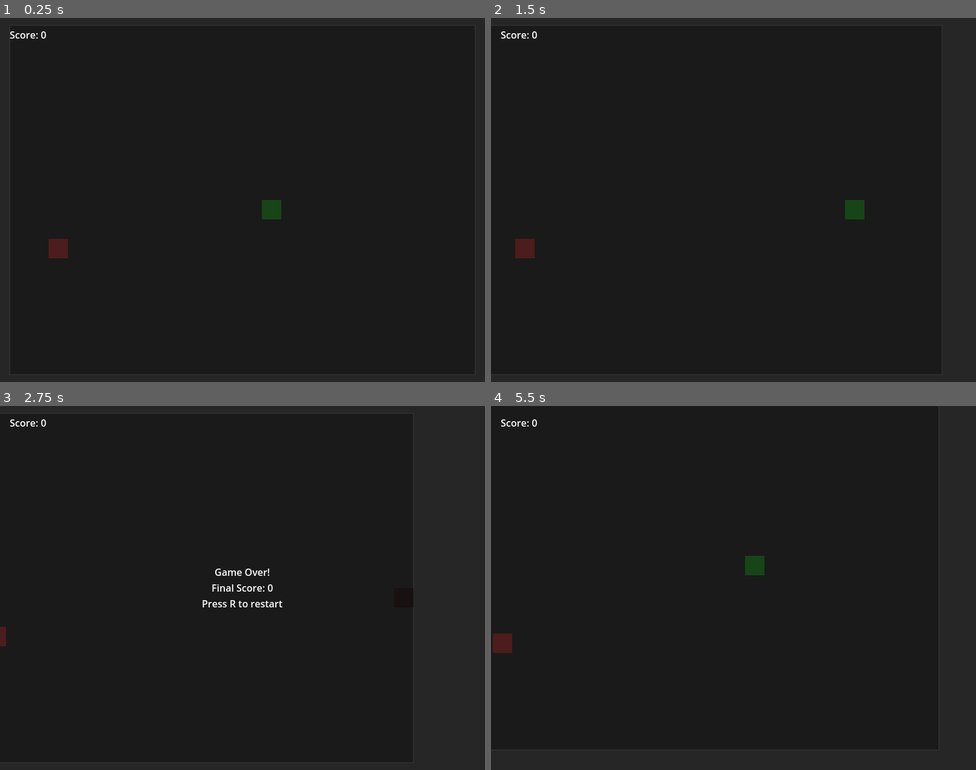
Above: before the commit, frames 1-4 (two rows, left to right).
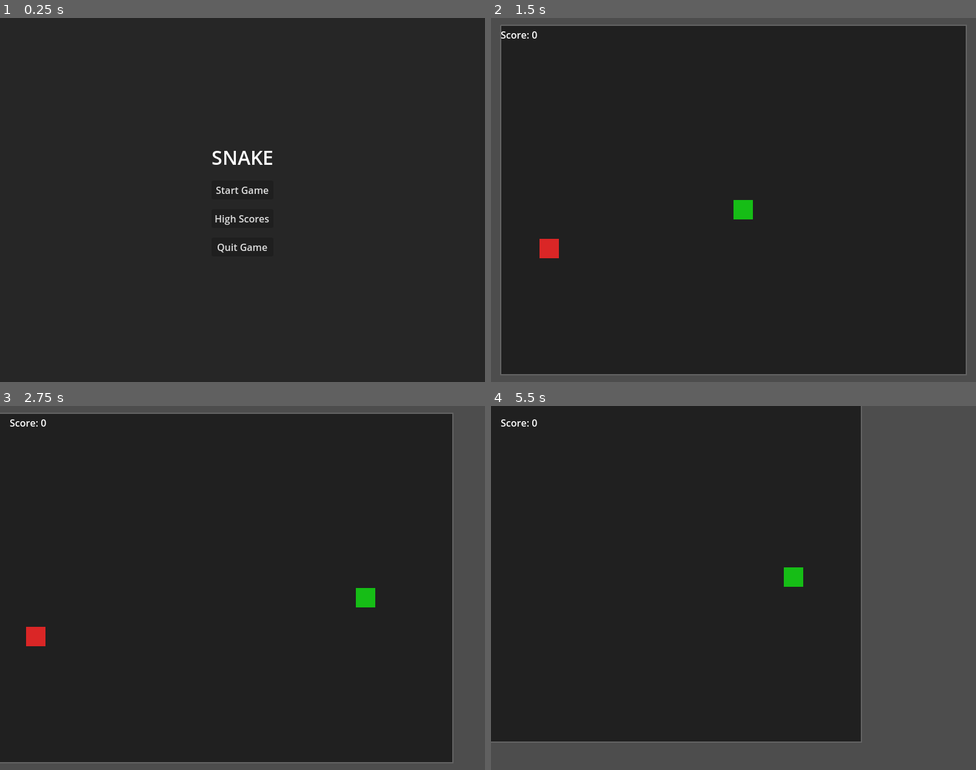
Above: after the commit, the same moments.

Repository: bluehexagons/snake2d
Game: Godot game, scene res://scenes/main/main.tscn
Two runs of this game, one before a commit and one after it. Both use one fixed random seed, a clock stepped at 60 frames per second and the inputs below.
Inputs (mouse positions are in pixels of both pictures, inside the frame that each line leads up to):
- Up to frame 1 (0.25 s): no input
- Up to frame 2 (1.5 s): click (733, 218) at 0.5 s, where only the run after the commit has a clickable "High Scores"; click (733, 203) at 1.25 s, where only the run after the commit has a clickable "Start Game"
- Up to frame 3 (2.75 s): hold Right (right) from 2.03 s (still down)
- Up to frame 4 (5.5 s): tap R (retry) at 2.75 s; release Right (right) at 2.78 s; hold Down (down) 2.78-3.53 s; hold Right (right) 3.53-4.28 s; hold Up (up) 4.28-5.03 s; hold Left (left) from 5.03 s (still down)

The runs differ from the first frame. In frame 1, 1.0% of the frame differs, in the area x 2-58%, y 3-66%; in frame 2, 9.3%; in frame 3, 12%; in frame 4, 30%, in the area x 0-100%, y 0-100%.

Commit message:
(AI) Feature-complete

Diff:
--- a/scenes/main/main.gd
+++ b/scenes/main/main.gd
@@ -18,16 +18,59 @@
 var score = 0
 var score_label: Label
 var camera: Camera2D
+var paused = false
+var high_score = 0
+var in_game = false
+var game_timer: Timer = null
 
 func _ready():
 	get_tree().root.size_changed.connect(_on_window_resize)
 	_on_window_resize()
 
+	# Load high score
+	if FileAccess.file_exists("user://highscore.dat"):
+		var file = FileAccess.open("user://highscore.dat", FileAccess.READ)
+		high_score = file.get_32()
+
+	# Connect main menu buttons
+	var main_menu = $UILayer/MainMenu
+	main_menu.get_node("VBoxContainer/StartButton").pressed.connect(_on_start_pressed)
+	main_menu.get_node("VBoxContainer/ScoresButton").pressed.connect(_on_scores_pressed)
+	main_menu.get_node("VBoxContainer/QuitButton").pressed.connect(_on_quit_game_pressed)
+
+	# Connect pause menu buttons
+	var pause_menu = $UILayer/PauseMenu
+	pause_menu.get_node("VBoxContainer/ResumeButton").pressed.connect(_on_resume_pressed)
+	pause_menu.get_node("VBoxContainer/QuitButton").pressed.connect(_on_quit_to_menu_pressed)
+
+	# Connect game over buttons
+	var game_over_menu = $UILayer/GameOverContainer/VBoxContainer
+	game_over_menu.get_node("RestartButton").pressed.connect(_on_restart_pressed)
+	game_over_menu.get_node("QuitButton").pressed.connect(_on_quit_to_menu_pressed)
+
+	# Start in menu state
+	get_tree().paused = true
+	$UIBackground.visible = true
+	$UILayer/MainMenu.visible = true
+	$UILayer/ScoreLabel.visible = false
+	$GameViewport/SubViewport/GameWorld.visible = false
+
+func _on_start_pressed():
+	get_tree().paused = false
+	$UIBackground.visible = false
+	$UILayer/MainMenu.visible = false
+	$UILayer/ScoreLabel.visible = true
+	$GameViewport/SubViewport/GameWorld.visible = true
+	_start_game()
+
+func _start_game():
+	in_game = true
+	score = 0
+	score_label = $UILayer/ScoreLabel  # Move this here
+	score_label.text = "Score: 0"
+
+	# Initialize game elements
 	game_world = $GameViewport/SubViewport/GameWorld
-
-	# Remove score label creation since it's now in the scene tree
-	score_label = $UILayer/ScoreLabel
-
 	snake = Snake.instantiate()
 	game_world.add_child(snake)
 	snake.position = Vector2(GRID_WIDTH/2, GRID_HEIGHT/2) * GRID_SIZE
@@ -37,14 +80,56 @@
 	spawn_food()
 
 	# Start the game timer
-	var timer = Timer.new()
-	add_child(timer)
-	timer.wait_time = 0.2
-	timer.timeout.connect(_on_timer_timeout)
-	timer.start()
+	game_timer = Timer.new()
+	add_child(game_timer)
+	game_timer.wait_time = 0.2
+	game_timer.timeout.connect(_on_timer_timeout)
+	game_timer.start()
 
 	camera = $GameViewport/SubViewport/GameWorld/Camera2D
 	camera.position = snake.position
+
+func _on_scores_pressed():
+	$UILayer/MainMenu/VBoxContainer/Title.text = "HIGH SCORE\n" + str(high_score)
+
+func _on_quit_game_pressed():
+	get_tree().quit()
+
+func _on_quit_to_menu_pressed():
+	_cleanup_game()
+	get_tree().paused = true
+	$UIBackground.visible = true
+	$UILayer/MainMenu.visible = true
+	$UILayer/PauseMenu.visible = false
+	$UILayer/ScoreLabel.visible = false
+	$GameViewport/SubViewport/GameWorld.visible = false
+
+func _cleanup_game():
+	# Clean up game objects
+	if snake:
+		snake.queue_free()
+		snake = null
+	if food:
+		food.queue_free()
+		food = null
+	for segment in tail_segments:
+		segment.queue_free()
+	tail_segments.clear()
+	tail_positions.clear()
+
+	# Clean up timer
+	if game_timer:
+		game_timer.stop()
+		game_timer.queue_free()
+		game_timer = null
+
+	# Reset game state
+	game_over = false
+	in_game = false
+
+	# Reset UI
+	$UILayer/GameOverContainer.visible = false
+	$UILayer/PauseMenu.visible = false
 
 func spawn_food():
 	if food:
@@ -97,21 +182,35 @@
 	score_label.text = "Score: " + str(score)
 
 func _on_game_over():
+	if score > high_score:
+		high_score = score
+		var file = FileAccess.open("user://highscore.dat", FileAccess.WRITE)
+		file.store_32(high_score)
+
 	game_over = true
 	snake.modulate = Color.RED
 
-	# Update game over UI
+	# Update game over UI and background
+	$UIBackground.visible = true
 	$UILayer/GameOverContainer.visible = true
-	$UILayer/GameOverContainer/GameOverLabel.text = "Game Over!\nFinal Score: " + str(score) + "\nPress R to restart"
+	$UILayer/GameOverContainer/VBoxContainer/ScoreLabel.text = "Final Score: " + str(score)
+
+func _on_restart_pressed():
+	$UIBackground.visible = false
+	$UILayer/GameOverContainer.visible = false
+	_cleanup_game()
+	_start_game()
 
 func _process(_delta):
-	if not game_over:
+	if in_game and not game_over:
+		if Input.is_action_just_pressed("pause"):
+			_toggle_pause()
 		# Update camera position with smooth follow
 		var target = snake.position
 		camera.position = camera.position.lerp(target, 0.005)
 
 	if game_over and Input.is_action_just_pressed("retry"):
-		get_tree().reload_current_scene()
+		_on_restart_pressed()
 
 func _on_timer_timeout():
 	if game_over:
@@ -130,3 +229,16 @@
 	$GameViewport.custom_minimum_size = Vector2(GAME_WIDTH, GAME_HEIGHT)
 	$GameViewport.size = viewport.size
 	$GameViewport/SubViewport.size = Vector2i(GAME_WIDTH, GAME_HEIGHT)
+
+func _toggle_pause():
+	paused = !paused
+	get_tree().paused = paused
+	$UIBackground.visible = paused
+	$UILayer/PauseMenu.visible = paused
+
+func _on_resume_pressed():
+	_toggle_pause()
+
+func _on_quit_pressed():
+	get_tree().paused = false
+	get_tree().change_scene_to_file("res://scenes/menu/menu.tscn")
--- a/scenes/main/main.tscn
+++ b/scenes/main/main.tscn
@@ -1,6 +1,8 @@
-[gd_scene load_steps=2 format=3 uid="uid://mainscene"]
+[gd_scene load_steps=4 format=3 uid="uid://mainscene"]
 
 [ext_resource type="Script" path="res://scenes/main/main.gd" id="1_tyq8r"]
+[ext_resource type="PackedScene" path="res://scenes/ui/pause_menu.tscn" id="2_pause"]
+[ext_resource type="PackedScene" path="res://scenes/ui/main_menu.tscn" id="3_mainmenu"]
 
 [node name="Main" type="Control"]
 layout_mode = 3
@@ -29,6 +31,7 @@
 render_target_update_mode = 4
 
 [node name="GameWorld" type="Node2D" parent="GameViewport/SubViewport"]
+process_mode = 1
 
 [node name="PlayArea" type="Node2D" parent="GameViewport/SubViewport/GameWorld"]
 y_sort_enabled = true
@@ -48,6 +51,7 @@
 
 [node name="UIBackground" type="CanvasLayer" parent="."]
 layer = 0
+visible = false
 
 [node name="Background" type="ColorRect" parent="UIBackground"]
 anchors_preset = 15
@@ -58,6 +62,11 @@
 color = Color(0.0941176, 0.0941176, 0.0941176, 0.72549)
 
 [node name="UILayer" type="CanvasLayer" parent="."]
+
+[node name="MainMenu" parent="UILayer" instance=ExtResource("3_mainmenu")]
+
+[node name="PauseMenu" parent="UILayer" instance=ExtResource("2_pause")]
+visible = false
 
 [node name="ScoreLabel" type="Label" parent="UILayer"]
 offset_left = 16.0
@@ -74,9 +83,25 @@
 grow_horizontal = 2
 grow_vertical = 2
 
-[node name="GameOverLabel" type="Label" parent="UILayer/GameOverContainer"]
+[node name="VBoxContainer" type="VBoxContainer" parent="UILayer/GameOverContainer"]
 layout_mode = 2
-text = "Game Over!
-Final Score: 0
-Press R to restart"
+theme_override_constants/separation = 16
+
+[node name="GameOverLabel" type="Label" parent="UILayer/GameOverContainer/VBoxContainer"]
+layout_mode = 2
+theme_override_font_sizes/font_size = 32
+text = "GAME OVER"
 horizontal_alignment = 1
+
+[node name="ScoreLabel" type="Label" parent="UILayer/GameOverContainer/VBoxContainer"]
+layout_mode = 2
+text = "Final Score: 0"
+horizontal_alignment = 1
+
+[node name="RestartButton" type="Button" parent="UILayer/GameOverContainer/VBoxContainer"]
+layout_mode = 2
+text = "Play Again"
+
+[node name="QuitButton" type="Button" parent="UILayer/GameOverContainer/VBoxContainer"]
+layout_mode = 2
+text = "Quit to Menu"
--- a/scenes/snake/snake.gd
+++ b/scenes/snake/snake.gd
@@ -6,6 +6,7 @@
 
 const GRID_SIZE = 32
 var direction = Vector2.RIGHT
+var next_direction = Vector2.RIGHT  # Buffer the next direction
 var can_move = true
 
 func _ready():
@@ -13,16 +14,19 @@
 
 func _process(_delta):
 	if can_move:
+		# Only update next_direction if it's a valid turn
 		if Input.is_action_pressed("up") and direction != Vector2.DOWN:
-			direction = Vector2.UP
+			next_direction = Vector2.UP
 		if Input.is_action_pressed("down") and direction != Vector2.UP:
-			direction = Vector2.DOWN
+			next_direction = Vector2.DOWN
 		if Input.is_action_pressed("left") and direction != Vector2.RIGHT:
-			direction = Vector2.LEFT
+			next_direction = Vector2.LEFT
 		if Input.is_action_pressed("right") and direction != Vector2.LEFT:
-			direction = Vector2.RIGHT
+			next_direction = Vector2.RIGHT
 
 func move():
+	# Apply the buffered direction
+	direction = next_direction
 	var new_position = position + direction * GRID_SIZE
 
 	# Check wall collision using tilemap bounds
--- /dev/null
+++ b/scenes/ui/main_menu.tscn
@@ -0,0 +1,31 @@
+[gd_scene format=3 uid="uid://mainmenu"]
+
+[node name="MainMenu" type="CenterContainer"]
+process_mode = 2
+anchors_preset = 15
+anchor_right = 1.0
+anchor_bottom = 1.0
+grow_horizontal = 2
+grow_vertical = 2
+
+[node name="VBoxContainer" type="VBoxContainer" parent="."]
+layout_mode = 2
+theme_override_constants/separation = 16
+
+[node name="Title" type="Label" parent="VBoxContainer"]
+layout_mode = 2
+theme_override_font_sizes/font_size = 32
+text = "SNAKE"
+horizontal_alignment = 1
+
+[node name="StartButton" type="Button" parent="VBoxContainer"]
+layout_mode = 2
+text = "Start Game"
+
+[node name="ScoresButton" type="Button" parent="VBoxContainer"]
+layout_mode = 2
+text = "High Scores"
+
+[node name="QuitButton" type="Button" parent="VBoxContainer"]
+layout_mode = 2
+text = "Quit Game"
--- /dev/null
+++ b/scenes/ui/pause_menu.tscn
@@ -0,0 +1,26 @@
+[gd_scene format=3 uid="uid://pausemenu"]
+
+[node name="PauseMenu" type="CenterContainer"]
+process_mode = 2
+anchors_preset = 15
+anchor_right = 1.0
+anchor_bottom = 1.0
+grow_horizontal = 2
+grow_vertical = 2
+
+[node name="VBoxContainer" type="VBoxContainer" parent="."]
+layout_mode = 2
+theme_override_constants/separation = 16
+
+[node name="Label" type="Label" parent="VBoxContainer"]
+layout_mode = 2
+text = "PAUSED"
+horizontal_alignment = 1
+
+[node name="ResumeButton" type="Button" parent="VBoxContainer"]
+layout_mode = 2
+text = "Resume"
+
+[node name="QuitButton" type="Button" parent="VBoxContainer"]
+layout_mode = 2
+text = "Quit to Menu"
